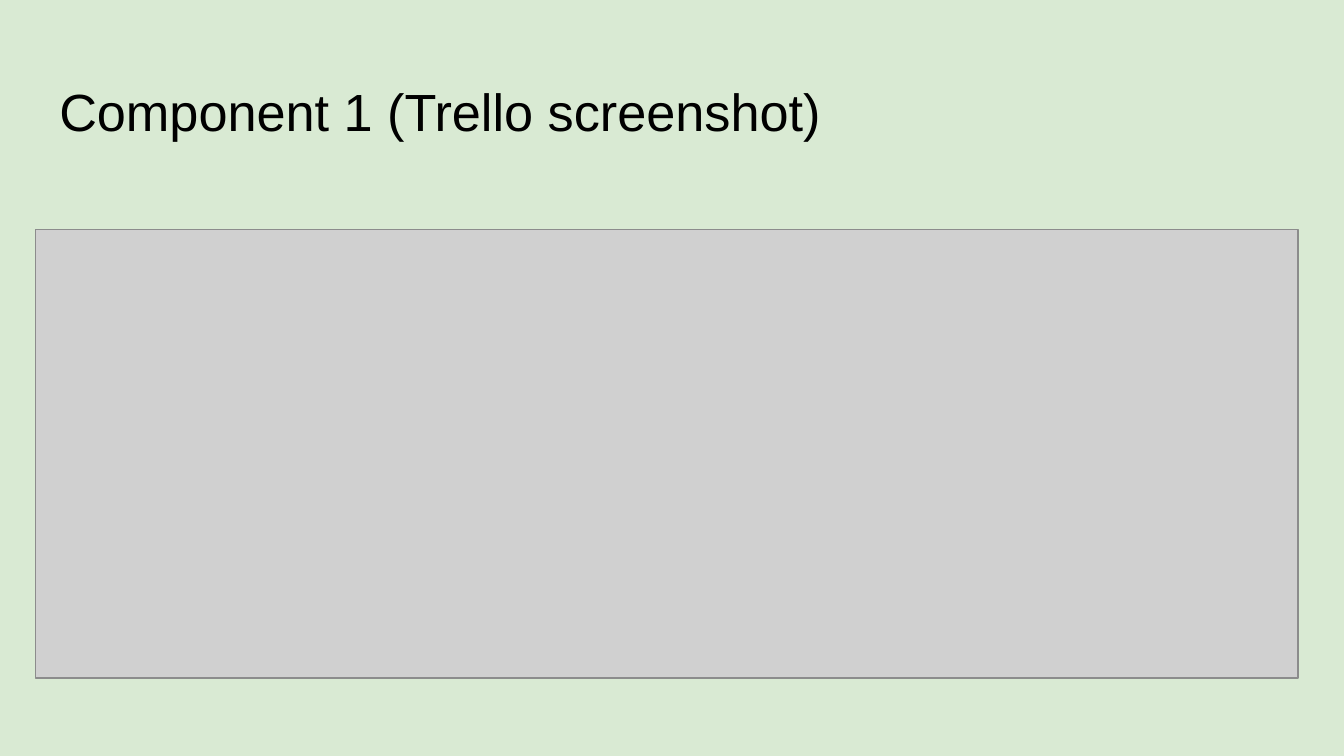
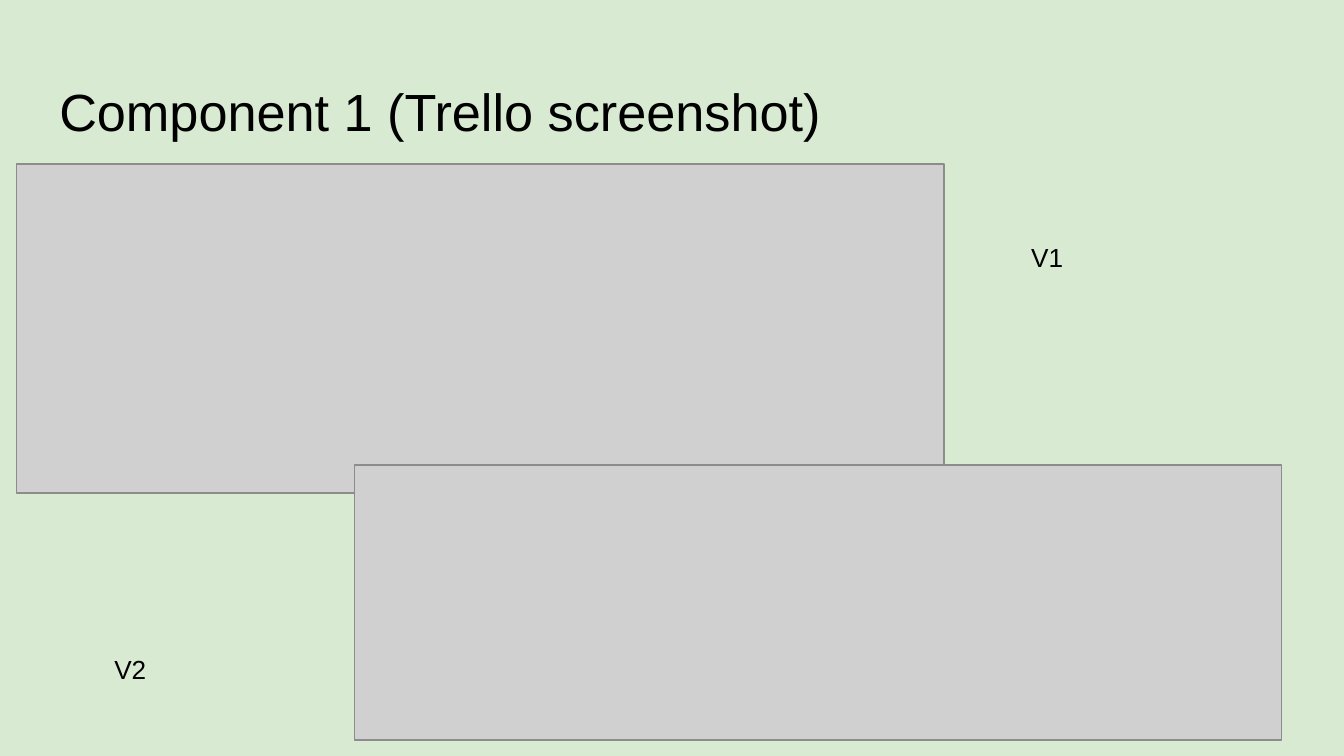
Before and after one commit to xkiio/desktop-tutorial, a slide deck: slide 4 of 022_91893+_+91897+Documentation.pptx. Drawn at 1344x756 pixels with LibreOffice and Linux fonts; fonts in the diff are those of the drawing; grey boxes stand for pictures. Boxes give left, top, right and bottom in pixels: in the first picture for what was removed or moved away, otherwise in the second. Text is boxed around its words. In the diff, an @@ line names an element or a change of style, - is before the commit and + after.

Commit message:
Doc

```diff
--- a/022_91893+_+91897+Documentation.pptx
+++ b/022_91893+_+91897+Documentation.pptx
@@ picture: place and size @@
-picture at bbox=[35, 230, 1298, 679]
+picture at bbox=[16, 164, 943, 493]
@@ text added at bbox=[1031, 249, 1063, 267], 14 pt, text #000000 @@
+V1
@@ picture added at bbox=[355, 465, 1282, 741] @@
@@ text added at bbox=[114, 660, 146, 679], 14 pt, text #000000 @@
+V2
```
Also in this commit, not shown: 1 other slide changed.
